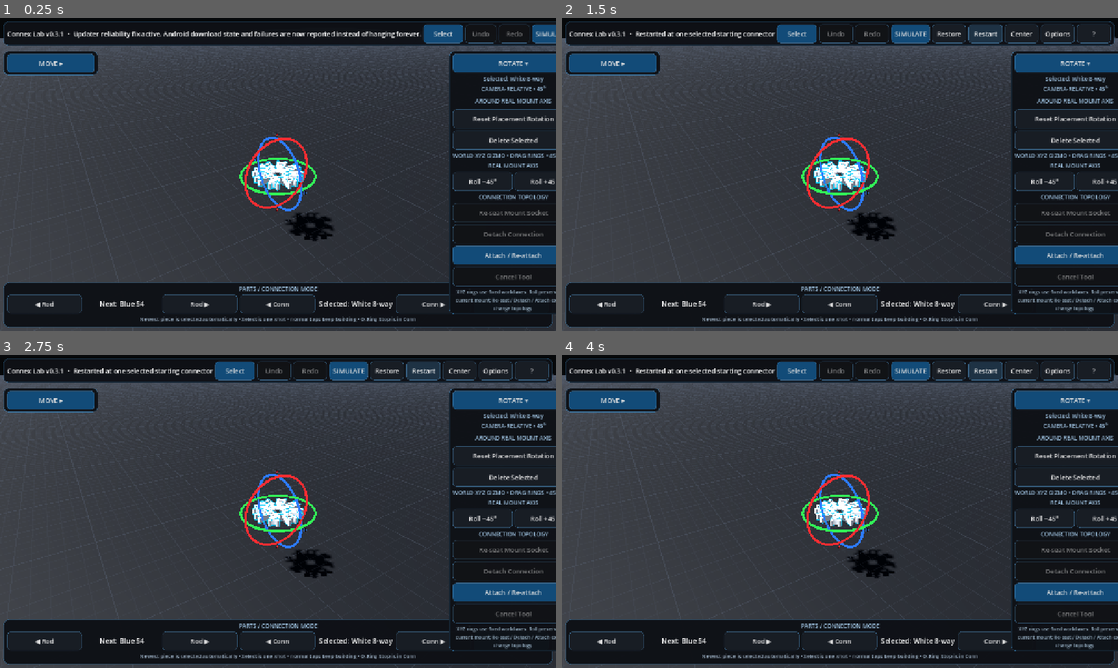
Above: before the commit, frames 1-4 (two rows, left to right).
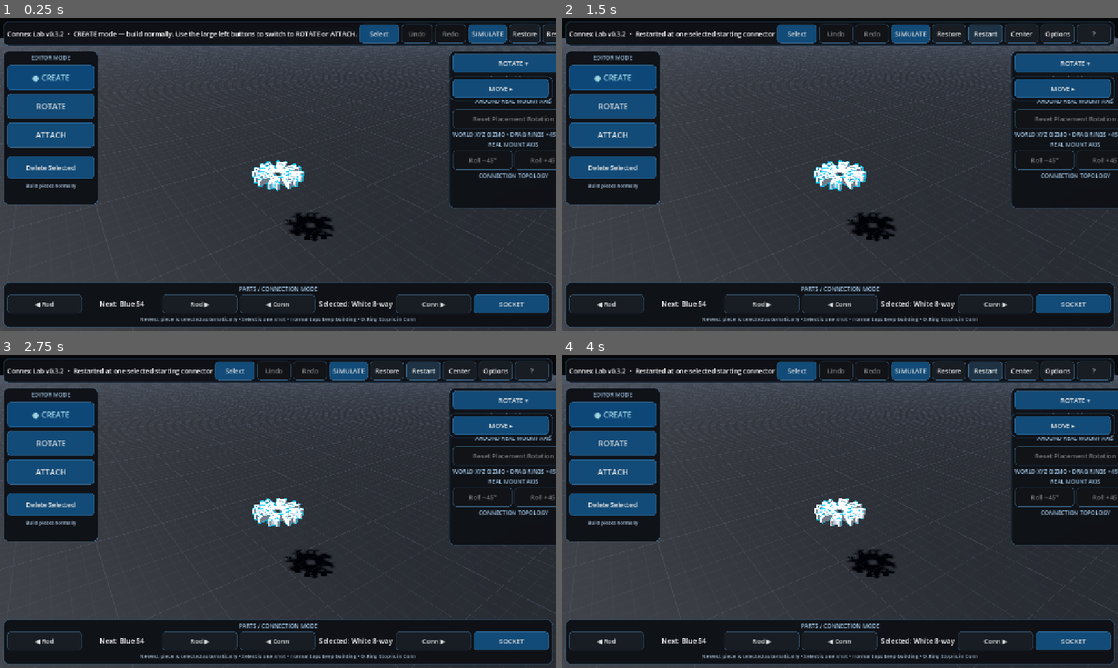
Above: after the commit, the same moments.

Repository: pixel375/connex
Game: Godot game, scene res://Main.tscn
The game is run twice, just before and just after one commit, with the same random seed, the same clock (stepped at 60 frames per second) and the same inputs.
Inputs:
- Up to frame 1 (0.25 s): no input
- Up to frame 2 (1.5 s): click "Select" at 0.5 s; click "Restart" at 1.25 s
- Up to frame 3 (2.75 s): click "Restart" at 2 s
- Up to frame 4 (4 s): click "Restart" at 2.75 s; click "Restart" at 3.5 s

The runs differ from the first frame. In frame 1, 18% of the frame differs, in the area x 0-100%, y 2-95%; in frame 2, 16%; in frame 3, 16%; in frame 4, 16%.

Commit message:
build: switch main scene to v0.3.2 controller

Diff:
--- a/Main.tscn
+++ b/Main.tscn
@@ -1,6 +1,6 @@
 [gd_scene load_steps=2 format=3]
 
-[ext_resource type="Script" path="res://scripts/main_v031.gd" id="1_main"]
+[ext_resource type="Script" path="res://scripts/main_v032.gd" id="1_main"]
 
 [node name="Main" type="Node3D"]
 script = ExtResource("1_main")
